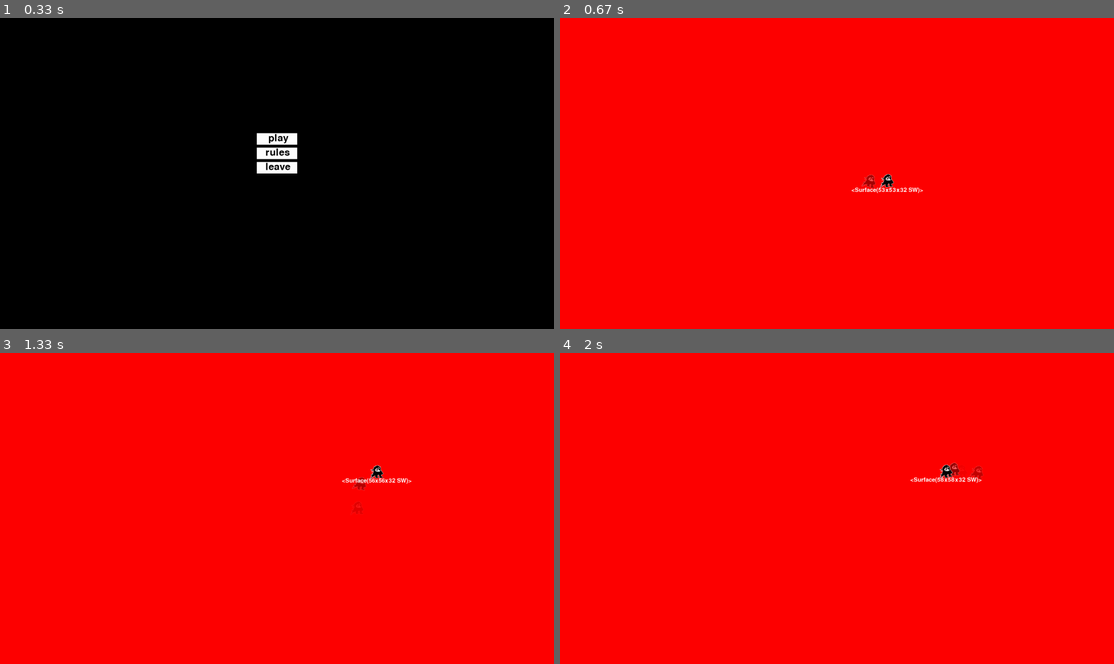
Above: before the commit, frames 1-4 (two rows, left to right).
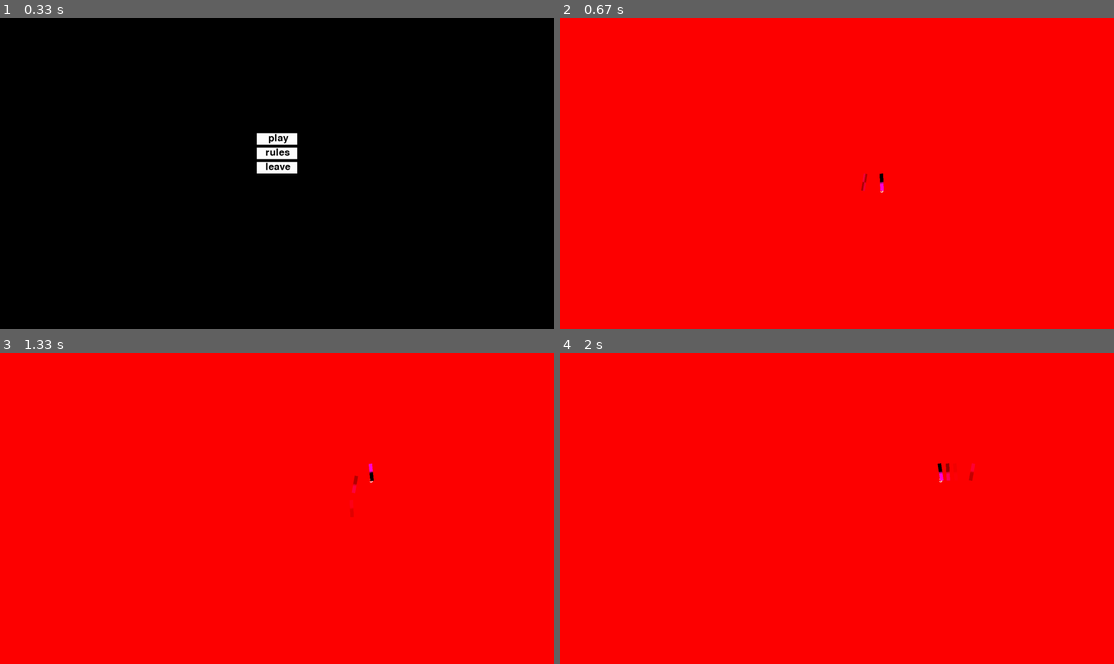
Above: after the commit, the same moments.

Repository: myatnyi/pygame-project
Game: pygame game, started from main.py
Two runs of this game, one before a commit and one after it. Both use one fixed random seed, a clock stepped at 60 frames per second and the inputs below.
Inputs:
- Up to frame 1 (0.33 s): no input
- Up to frame 2 (0.67 s): hold Right from 0.33 s (still down)
- Up to frame 3 (1.33 s): release Right at 0.8 s; hold Up 0.83-1.13 s; hold Right from 1.17 s (still down)
- Up to frame 4 (2 s): release Right at 1.63 s; hold Left from 1.67 s (still down)

Frame 1 is identical in both runs. In frame 2, 0.3% of the frame differs, in the area x 52-66%, y 50-57%; in frame 3, 0.3%; in frame 4, 0.4%, in the area x 63-77%, y 35-42%.

Commit message:
поворот к мышке

Diff:
--- a/main.py
+++ b/main.py
@@ -103,16 +103,11 @@
 class Player(MovementObject):
     def __init__(self, prev_img,  x, y, all_sprites):
         # загрузка анимаций
-        idle_img = self.load_image('chr.png')
-        self.idle_sheet = self.cut_sheet(idle_img, 1, 1)
-        walk_img = self.load_image('chr-walk.png')
-        self.walk_sheet = self.cut_sheet(walk_img, 5, 1)
-        attack_img = self.load_image('')
-        self.attack_sheet = self.cut_sheet(attack_img, 1, 1)
-        shield_img = self.load_image('')
-        self.shield_sheet = self.cut_sheet(shield_img, 1, 1)
-        roll_img = self.load_image('')
-        self.roll_sheet = self.cut_sheet(roll_img, 1, 1)
+        self.idle_sheet = self.load_animation('chr-idle', 5)
+        self.walk_sheet = self.load_animation('chr-walk', 5)
+        self.attack_sheet = self.load_animation('chr-attack', 1)
+        self.shield_sheet = self.load_animation('chr-shield', 1)
+        self.roll_sheet = self.load_animation('chr-roll', 1)
         # инит
         super().__init__(prev_img, x, y, all_sprites)
         self.state = PlayerSM.IDLE
@@ -145,10 +140,10 @@
             case PlayerSM.SHIELD:
                 self.shield_animation()
         self.count_frames += 1
-        self.info = self.image
         self.draw_shadow()
         self.particles.update()
         self.particles.draw(screen)
+        self.info = self.determine_sheet()
 
 # функции состояний
     def move_towards(self):
@@ -184,7 +179,6 @@
         self.direction = pygame.Vector2(right - left, down - up)
         if self.direction.length() == 0:
             self.state = PlayerSM.IDLE
-            self.cur_frame = 0
 
     def mouse_degree(self):
         mouse_pos = pygame.mouse.get_pos()
@@ -198,12 +192,35 @@
         if self.count_frames % 12 == 0:
             self.particles.add(Shadow(self.image, self.rect.x, self.rect.y))
 
+# загрузка анимаций
+    def load_animation(self, base, columns):
+        sheets = []
+        img = self.load_image(f'{base}-right.png')
+        sheets.append(self.cut_sheet(img, columns, 1))
+        img = self.load_image(f'{base}-down.png')
+        sheets.append(self.cut_sheet(img, columns, 1))
+        img = self.load_image(f'{base}-left.png')
+        sheets.append(self.cut_sheet(img, columns, 1))
+        img = self.load_image(f'{base}-left-up.png')
+        sheets.append(self.cut_sheet(img, columns, 1))
+        img = self.load_image(f'{base}-up.png')
+        sheets.append(self.cut_sheet(img, columns, 1))
+        img = self.load_image(f'{base}-right-up.png')
+        sheets.append(self.cut_sheet(img, columns, 1))
+        return sheets
+
 # анимации к состояниям
+    def determine_sheet(self):
+        ranges = [range(0, 60), range(60, 120), range(120, 180), range(180, 240), range(240, 300), range(30, 360)]
+        for i in range(len(ranges)):
+            if int(self.mouse_degree()) in ranges[i]:
+                return i
+
     def idle_animation(self):
-        self.change_frame(self.idle_sheet, 1)
+        self.change_frame(self.idle_sheet[self.determine_sheet()], 0.1)
 
     def walk_animation(self):
-        self.change_frame(self.walk_sheet, 0.2)
+        self.change_frame(self.walk_sheet[self.determine_sheet()], 0.2)
         self.bounce_rotate(10, 100)
         if self.cur_frame == 2:
             self.bounce_vel += self.BOUNCE_FORCE
Binary file removed: data/chr-walk.png
